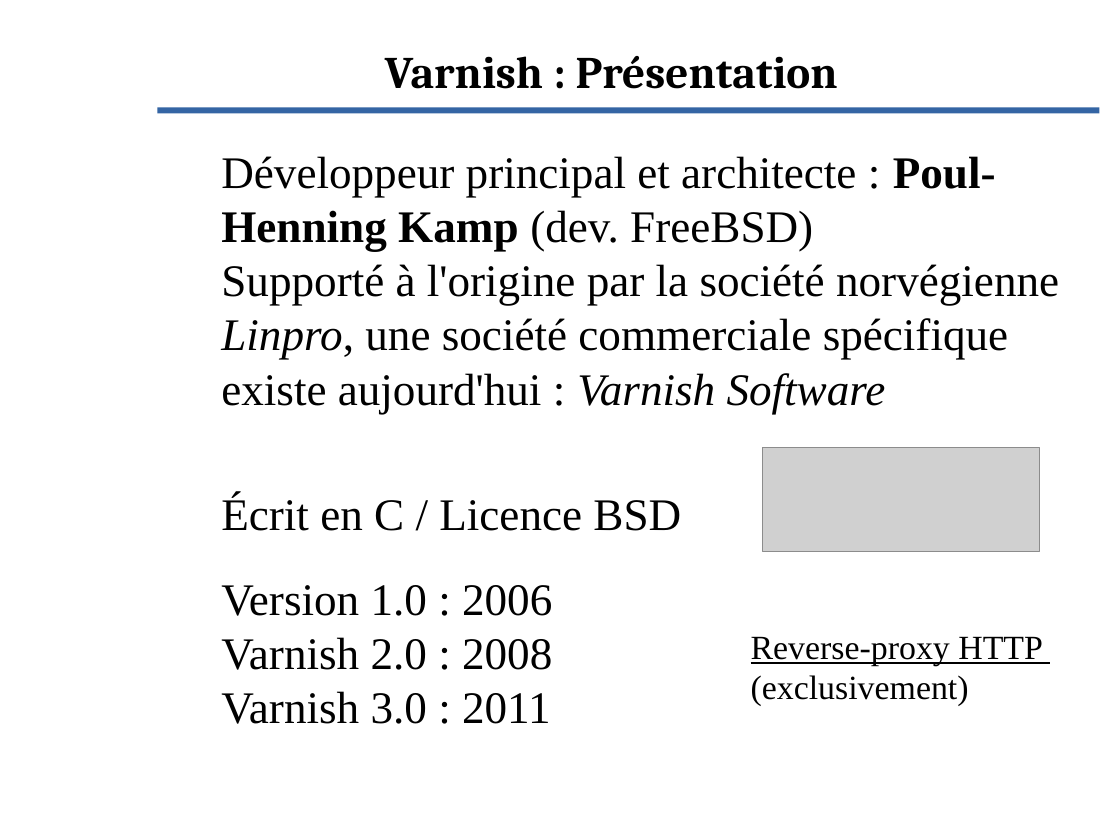
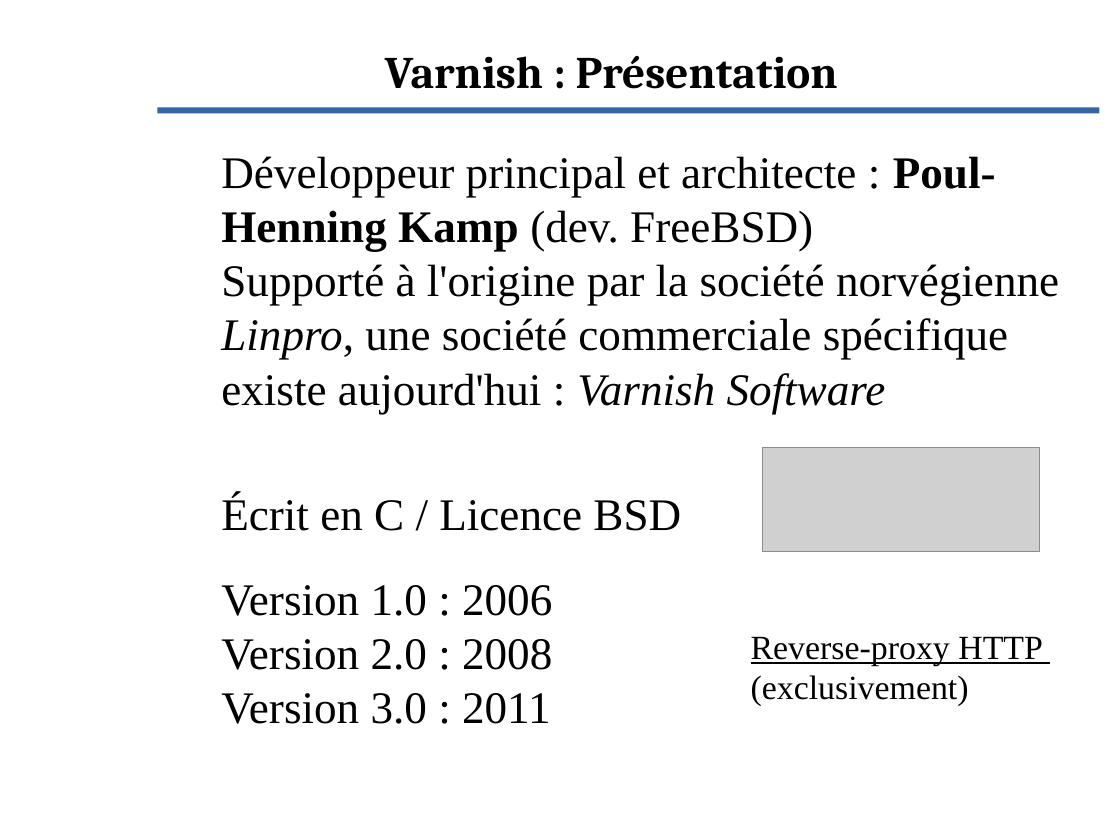
Before and after one commit to Evolix/evoformations, a slide deck: slide 2 of slides/varnish.odp. Drawn at 1120x840 pixels with LibreOffice and Linux fonts; fonts in the diff are those of the drawing; grey boxes stand for pictures; background and template pictures are left out. Boxes give left, top, right and bottom in pixels: in the first picture for what was removed or moved away, otherwise in the second. Text is boxed around its words. In the diff, an @@ line names an element or a change of style, - is before the commit and + after.

```diff
--- a/slides/varnish.odp
+++ b/slides/varnish.odp
@@ subtitle at [221,585,552,724]: text changed @@
-Version 1.0 : 2006
-Varnish 2.0 : 2008
-Varnish 3.0 : 2011
+Version 1.0 : 2006
+Version 2.0 : 2008
+Version 3.0 : 2011
```
Also in this commit, not shown: 1 other file.
